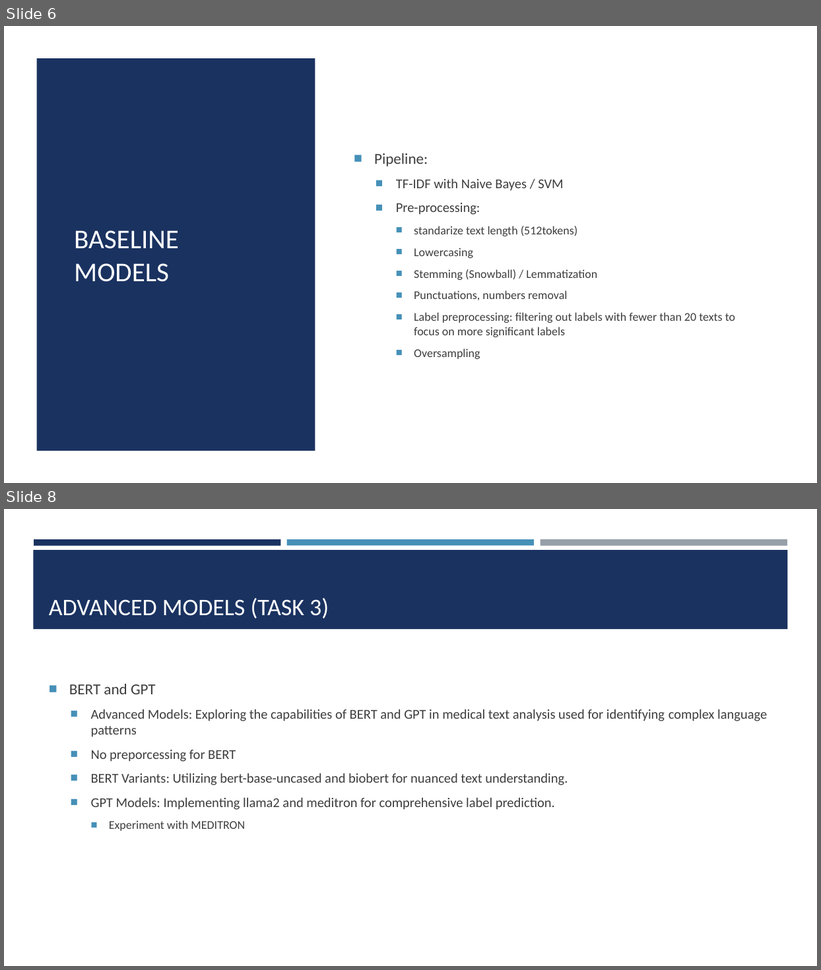
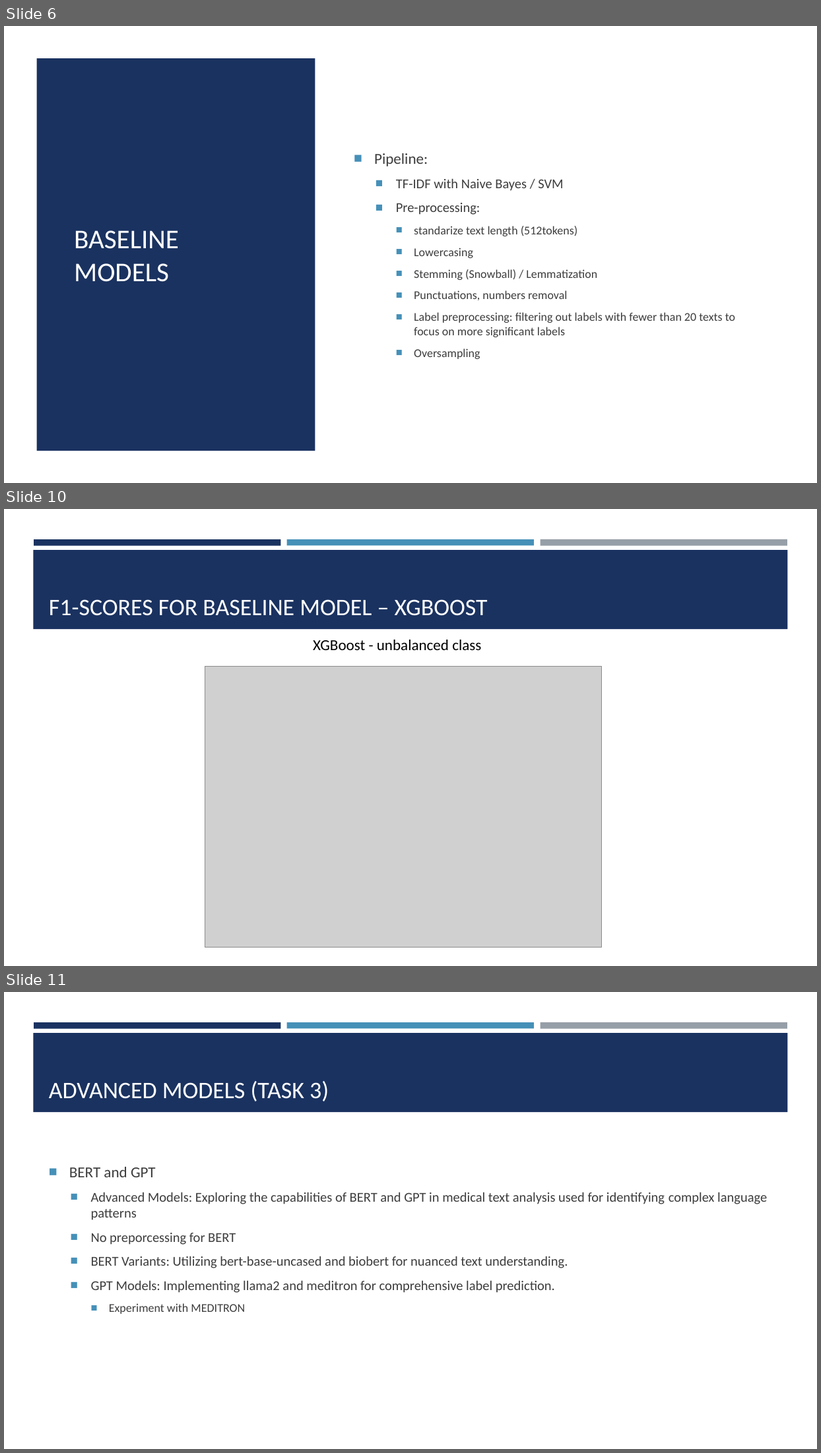
Before and after one commit to josefweibel/nlp-medical-project, a slide deck: presentations/Final Presentation.pptx. Shown one above the other, each under a label of ours: slides 6 and 8 before the commit, slides 6, 10 and 11 after it; the slides between them are not shown. The pictures are 821x970 and 821x1453 pixels, drawn with LibreOffice and Linux fonts; fonts in the diff are those of the drawing; grey boxes stand for pictures. Boxes give left, top, right and bottom in pixels: in the first picture for what was removed or moved away, otherwise in the second. Text is boxed around its words. In the diff, an @@ line names an element or a change of style, - is before the commit and + after.

```diff
--- a/presentations/Final Presentation.pptx
+++ b/presentations/Final Presentation.pptx
@@ slide 10 added at (4,509,817,966), background #FFFFFF; not listed: 4 template elements that a slide beside it also shows @@
@@ title added at (49,599,488,616), 28 pt, text #FFFFFF @@
+F1-SCORES FOR BASELINE MODEL – XGBOOST
@@ text added at (313,640,481,650), 18 pt, text #000000 @@
+XGBoost - unbalanced class
@@ picture added at (205,666,602,948) @@
@@ what was slide 8 is now slide 11 @@
```
Also in this commit, not shown: 1 slide changed, 2 other slides added, 1 other file.
